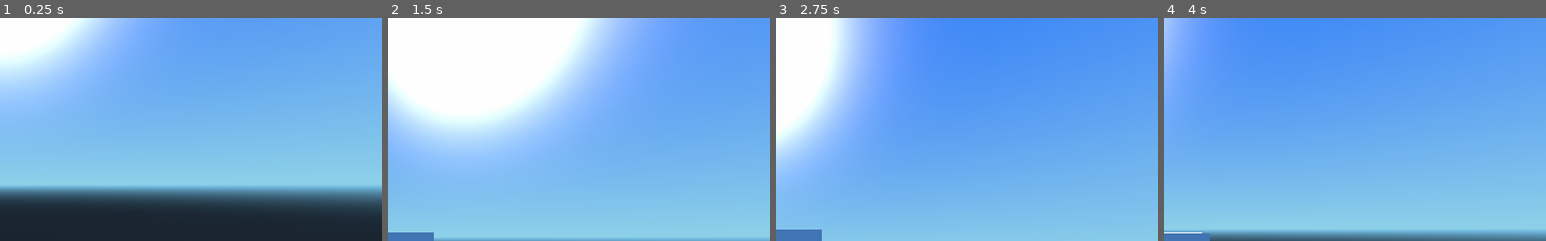
Above: before the commit, frames 1-4 (left to right).
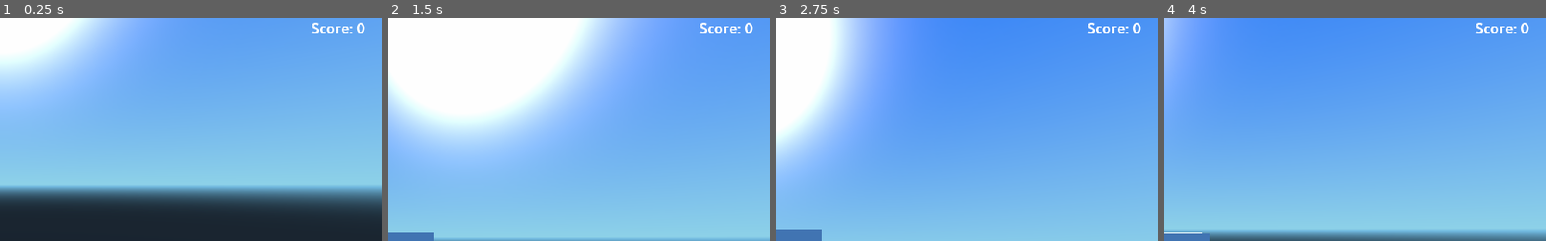
Above: after the commit, the same moments.

Repository: Bubbers/BubbaIllegalContructionInc
Game: Godot game, scene res://Main.tscn
Two runs of this game, one before a commit and one after it. Both use one fixed random seed, a clock stepped at 60 frames per second and the inputs below.
Inputs (mouse positions are % of the whole screen's width and height, from its top left):
- Up to frame 1 (0.25 s): no input
- Up to frame 2 (1.5 s): tap Enter at 0.5 s; move the mouse to (55, 50) at 0.52 s; hold W (forward) from 0.53 s (still down); tap E (interact) at 0.6, 1.35 s; tap Space (jump) at 0.77 s; move the mouse to (45, 50) at 1.27 s
- Up to frame 3 (2.75 s): keep holding W (forward); tap Space (jump) at 1.52, 2 s; move the mouse to (52, 48) at 2.02 s; tap E (interact) at 2.1 s
- Up to frame 4 (4 s): keep holding W (forward); tap Enter at 2.75 s; move the mouse to (49, 52) at 2.77 s; tap E (interact) at 2.85, 3.6 s; tap Space (jump) at 3.02, 3.5, 3.77 s; move the mouse to (57, 51) at 3.52 s
The pictures show only the part of the screen within x 50-100%, y 0-50%; the shares and areas given below are measured in that part.

The runs differ from the first frame. In frame 1, 0.3% of the frame differs, in the area x 81-96%, y 2-7%; in frame 2, 0.3%; in frame 3, 0.3%; in frame 4, 0.3%.

Commit message:
Added score hud

Diff:
--- a/City.gd
+++ b/City.gd
@@ -9,6 +9,10 @@
 export (int) var max_building_stack_size = 8
 export (Vector2) var target_plot = Vector2(2, 2)
 
+signal points_changed
+
+var points
+
 func _ready():
     var width = 4
     var height = 4
@@ -17,6 +21,19 @@
     for x in range(10):
         for z in range(10):
             _neighborhood(Vector3(x * block_width * width, 0, z * block_height * height), width, height, Vector2(x, z))
+    points = 0
+
+func _on_Area_body_entered(body):
+    points += 1
+    emit_signal("points_changed", points)
+    print("points are ", points)
+
+
+func _on_Area_body_exited(body):
+    points -= 1
+    emit_signal("points_changed", points)
+    print("points are ", points)
+
 
 
 #
--- a/City.tscn
+++ b/City.tscn
@@ -87,9 +87,10 @@
 "values": [ Color( 0.148438, 1, 0, 0.629843 ), Color( 0.148438, 1, 0, 0.983451 ), Color( 0.148438, 1, 0, 0.627451 ) ]
 }
 
-[node name="Spatial" type="Spatial"]
+[node name="Spatial" type="Spatial" index="0"]
 
 script = ExtResource( 1 )
+_sections_unfolded = [ "Pause" ]
 Corner = ExtResource( 2 )
 Straight = ExtResource( 3 )
 Plot = ExtResource( 4 )
@@ -119,6 +120,7 @@
 [node name="Area" parent="TargetPositionHighlight" index="0" instance=ExtResource( 7 )]
 
 transform = Transform( 0.103872, 0, 0, 0, -4.37113e-08, -0.103872, 0, 1, -4.54038e-09, 0, 1.2787e-08, -0.292533 )
+script = null
 
 [node name="AnimationPlayer" type="AnimationPlayer" parent="TargetPositionHighlight" index="1"]
 
@@ -130,3 +132,7 @@
 anims/blinking = SubResource( 3 )
 blend_times = [  ]
 _sections_unfolded = [ "Pause", "Playback Options" ]
+
+[connection signal="body_entered" from="TargetPositionHighlight/Area" to="." method="_on_Area_body_entered"]
+
+[connection signal="body_exited" from="TargetPositionHighlight/Area" to="." method="_on_Area_body_exited"]
--- a/Main.tscn
+++ b/Main.tscn
@@ -8,6 +8,7 @@
 [ext_resource path="res://Inspector.tscn" type="PackedScene" id=6]
 [ext_resource path="res://City.tscn" type="PackedScene" id=7]
 [ext_resource path="res://FPS counter.tscn" type="PackedScene" id=8]
+[ext_resource path="res://ScoreHud.tscn" type="PackedScene" id=9]
 
 [node name="Main" type="Node" index="0"]
 
@@ -32,7 +33,7 @@
 [node name="Ground" parent="." index="4" instance=ExtResource( 7 )]
 
 transform = Transform( 1, -0.000282597, -0.000655334, 0.000283307, 0.999999, 0.00105877, 0.000655028, -0.00105896, 0.999999, 0, 0, 0 )
-_sections_unfolded = [ "Transform", "Visibility" ]
+_sections_unfolded = [ "Pause", "Transform", "Visibility" ]
 
 [node name="DirectionalLight" type="DirectionalLight" parent="." index="5"]
 
@@ -66,4 +67,8 @@
 
 display = true
 
+[node name="ScoreHud" parent="." index="7" instance=ExtResource( 9 )]
+
 [connection signal="win" from="WinCollision" to="." method="_on_WinCollision_win"]
+
+[connection signal="points_changed" from="Ground" to="ScoreHud" method="_on_score_changed"]
--- /dev/null
+++ b/ScoreHud.gd
@@ -0,0 +1,9 @@
+extends CanvasLayer
+
+var label
+
+func _ready():
+    label = $Label
+
+func _on_score_changed(score):
+    label.text = "Score: " + str(score)
--- /dev/null
+++ b/ScoreHud.tscn
@@ -0,0 +1,44 @@
+[gd_scene load_steps=4 format=2]
+
+[ext_resource path="res://ScoreHud.gd" type="Script" id=1]
+[ext_resource path="res://assets/Ubuntu-M.ttf" type="DynamicFontData" id=2]
+
+[sub_resource type="DynamicFont" id=1]
+
+size = 20
+use_mipmaps = false
+use_filter = false
+font_data = ExtResource( 2 )
+_sections_unfolded = [ "Font", "Settings" ]
+
+[node name="ScoreHud" type="CanvasLayer" index="0"]
+
+layer = 1
+offset = Vector2( 0, 0 )
+rotation = 0.0
+scale = Vector2( 1, 1 )
+transform = Transform2D( 1, 0, 0, 1, 0, 0 )
+script = ExtResource( 1 )
+
+[node name="Label" type="Label" parent="." index="0"]
+
+anchor_left = 0.0
+anchor_top = 0.0
+anchor_right = 0.0
+anchor_bottom = 0.0
+margin_left = 929.0
+margin_top = 2.0
+margin_right = 1013.0
+margin_bottom = 46.0
+rect_pivot_offset = Vector2( 0, 0 )
+rect_clip_content = false
+mouse_filter = 2
+mouse_default_cursor_shape = 0
+size_flags_horizontal = 1
+size_flags_vertical = 4
+custom_fonts/font = SubResource( 1 )
+text = "Score: 0"
+percent_visible = 1.0
+lines_skipped = 0
+max_lines_visible = -1
+_sections_unfolded = [ "custom_fonts" ]
Not shown: 1 places in Main.tscn that only renumber resources
